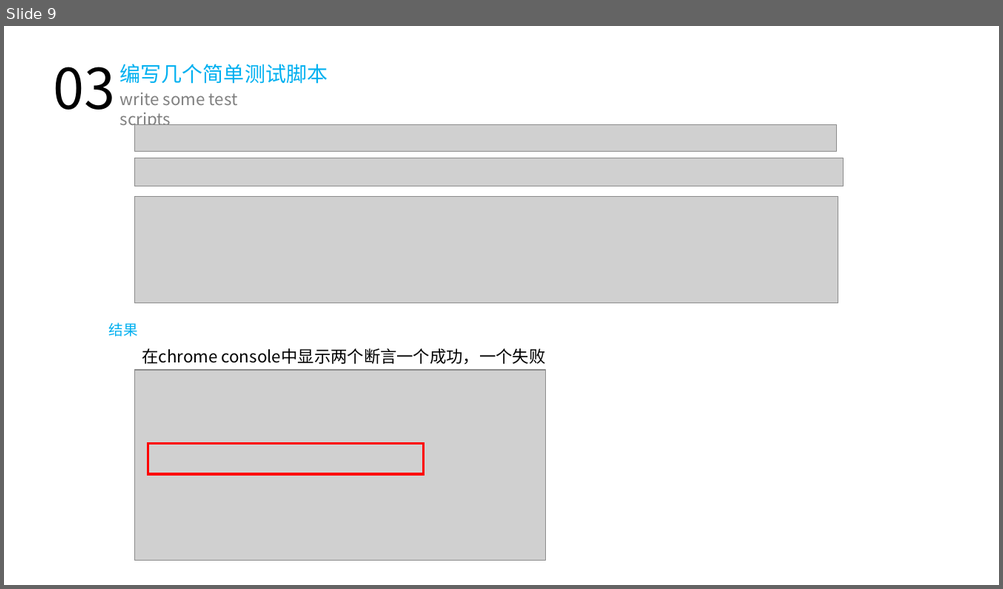
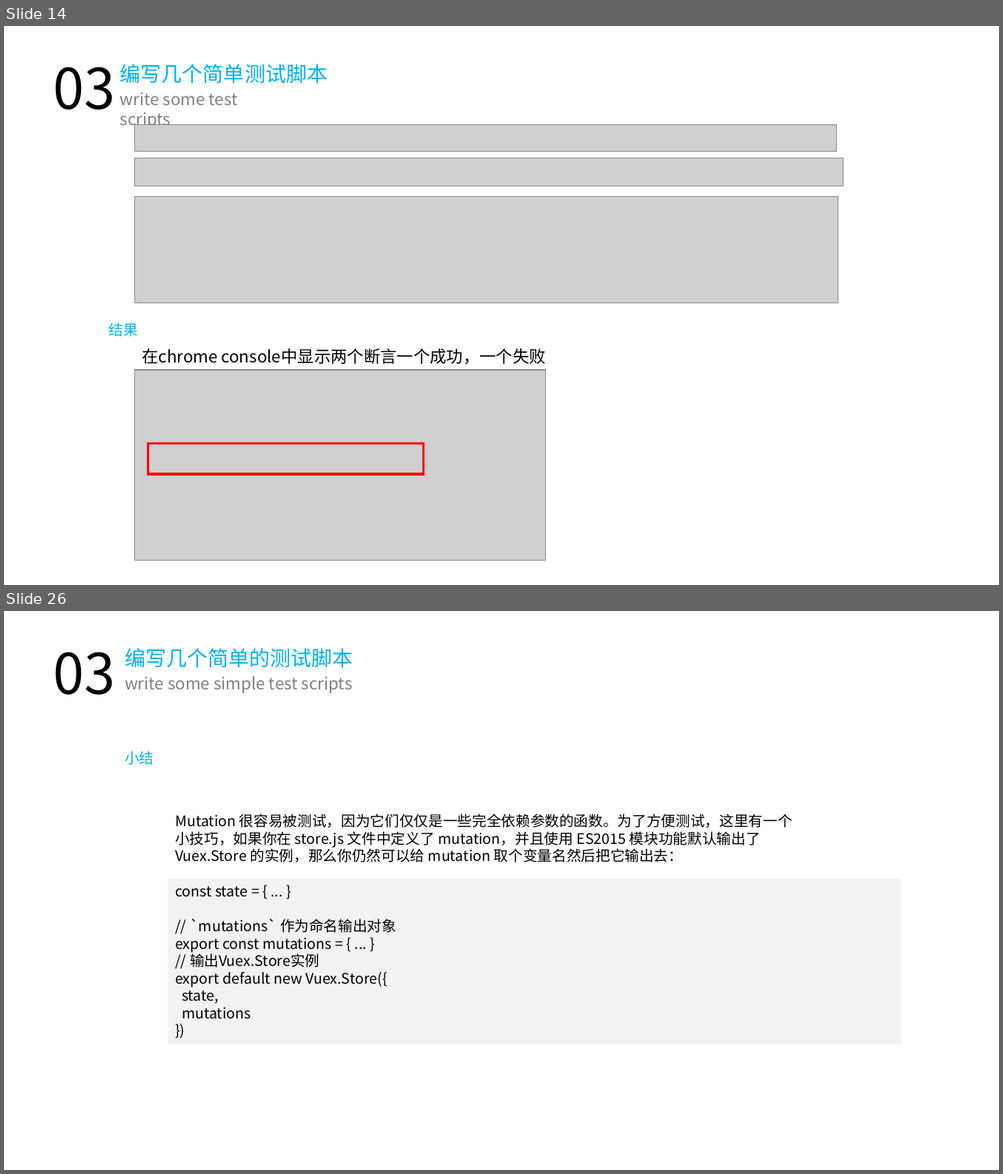
Before and after one commit to hux1ao/vue-unit-test, a slide deck: 单元测试.pptx. Shown one above the other, each under a label of ours: slide 9 before the commit, slides 14 and 26 after it; the slides between them are not shown. The pictures are 1003x589 and 1003x1174 pixels, drawn with LibreOffice and Linux fonts; fonts in the diff are those of the drawing; grey boxes stand for pictures. Boxes give left, top, right and bottom in pixels: in the first picture for what was removed or moved away, otherwise in the second. Text is boxed around its words. In the diff, an @@ line names an element or a change of style, - is before the commit and + after.

```diff
--- a/单元测试.pptx
+++ b/单元测试.pptx
@@ slide 26 added at [4, 611, 999, 1170], background #FFFFFF @@
@@ text added at [53, 652, 115, 695], 54 pt, text #000000 @@
+03
@@ text added at [125, 648, 353, 668], 20 pt, text #00B0F0 @@
+编写几个简单的测试脚本
@@ text added at [125, 676, 353, 693], 16 pt, text #808080 @@
+write some simple test scripts
@@ text added at [125, 751, 153, 765], 14 pt, text #00B0F0 @@
+小结
@@ text added at [175, 814, 792, 863], 14 pt, text #000000 @@
+Mutation 很容易被测试，因为它们仅仅是一些完全依赖参数的函数。为了方便测试，这里有一个小技巧，如果你在 store.js 文件中定义了 mutation，并且使用 ES2015 模块功能默认输出了 Vuex.Store 的实例，那么你仍然可以给 mutation 取个变量名然后把它输出去：
@@ rectangle added at [168, 879, 902, 1045], fill #E7E6E6 at 50% opacity, 14 pt, text #000000 @@
+const state = { ... }
+// `mutations` 作为命名输出对象
+export const mutations = { ... }
+// 输出Vuex.Store实例
+export default new Vuex.Store({
+state,
+mutations
+})
@@ what was slide 9 is now slide 14 @@
```
Also in this commit, not shown: 16 slides changed, 12 other slides added, 1 slide removed, 10 other files.
